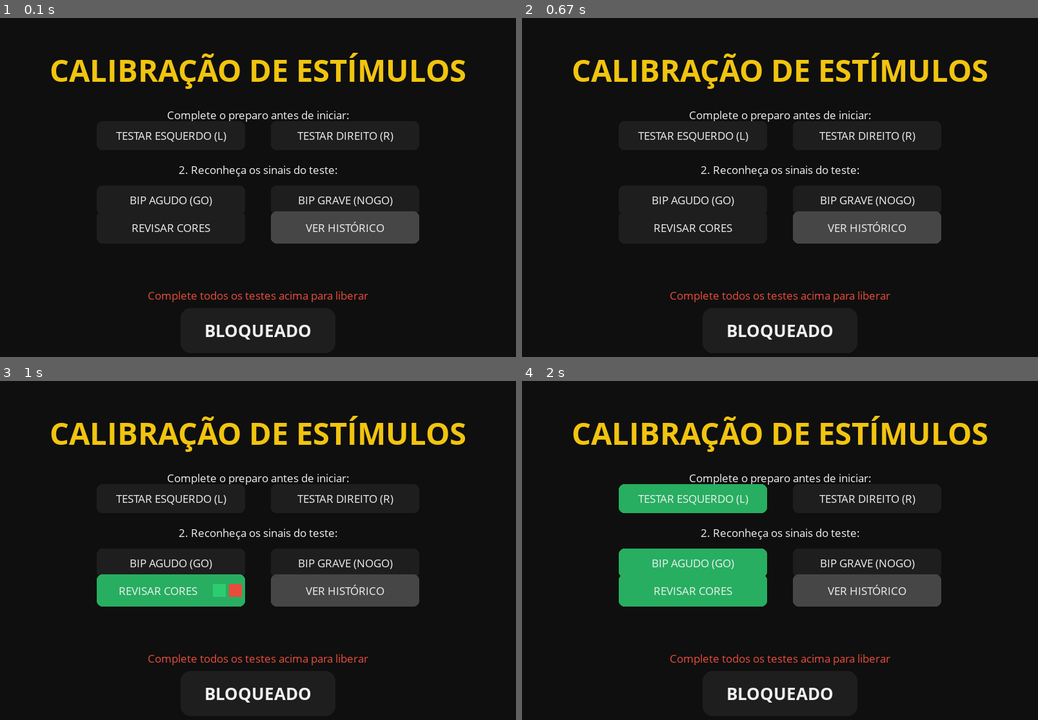
Above: before the commit, frames 1-4 (two rows, left to right).
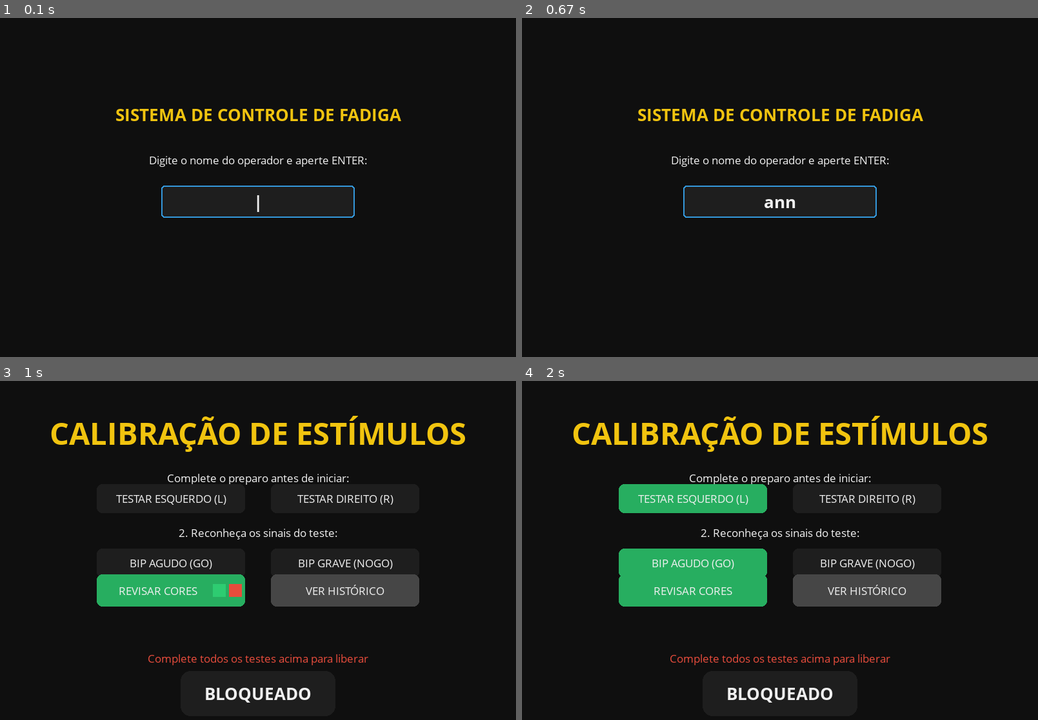
Above: after the commit, the same moments.

Repository: holysun1/Teste-de-Fadiga
Game: pygame game, started from teste_jogo.py
Same seed, same stepped clock (60 frames per second), same inputs: the game is played once before the commit and once after it.
Inputs (mouse positions are in pixels of both pictures, inside the frame that each line leads up to):
- Up to frame 1 (0.1 s): no input
- Up to frame 2 (0.67 s): type "ann" at 0.33 s
- Up to frame 3 (1 s): tap Enter at 0.67 s; click (134, 577) at 0.93 s
- Up to frame 4 (2 s): click "BIP AGUDO (GO)" at 1.27 s; click "TESTAR ESQUERDO (L)" at 1.6 s; click "BLOQUEADO" at 1.93 s

The runs differ from the first frame. In frame 1, 9.3% of the frame differs, in the area x 9-91%, y 10-95%; in frame 2, 9.4%; in frame 3, nothing differs; in frame 4, nothing differs.

Commit message:
Multi-Usuario

Diff:
--- a/dashboard.py
+++ b/dashboard.py
@@ -1,76 +1,106 @@
 import pandas as pd
 import matplotlib.pyplot as plt
+import tkinter as tk
+from tkinter import simpledialog, messagebox
 import os
 
-# 1. Localização do arquivo
-
-def gerar_analise():
+def gerar_analise(usuario_especifico=None):
     pasta = os.path.dirname(os.path.abspath(__file__))
     arquivo = os.path.join(pasta, "log_foco_detalhado.csv")
 
+    # 1. Verificação de existência do arquivo
     if not os.path.exists(arquivo):
-        print("Dados não encontrados.")
+        print("Arquivo de log não encontrado. Realize um teste primeiro.")
         return
 
-    if os.path.exists(arquivo):
-        # 2. Carga e tratamento de dados
-        try:
-            df = pd.read_csv(arquivo, encoding='utf-8')
-        except UnicodeDecodeError:
-            # Se falhar o UTF-8, tenta o Latin-1 (padrão do Excel no Brasil)
-            df = pd.read_csv(arquivo, encoding='latin-1')
-            df['Data_Hora'] = pd.to_datetime(df['Data_Hora'])
-            df = df.sort_values('Data_Hora').reset_index(drop=True)
+    # 2. Carga dos dados (Tratamento de Encoding)
+    try:
+        df = pd.read_csv(arquivo, encoding='utf-8-sig') # 'utf-8-sig' é melhor para arquivos Excel
+    except Exception:
+        df = pd.read_csv(arquivo, encoding='latin-1')
 
-        # Criamos uma coluna amigável para o eixo X (Ex: "Sessão 1", "Sessão 2")
-        df['ID_Sessao'] = df.index + 1
+# 3. Tratamento inicial (Data, Ordenação e LIMPEZA)
+    df['Data_Hora'] = pd.to_datetime(df['Data_Hora'])
 
-        # 3. Criação da figura
-        fig, (ax1, ax2) = plt.subplots(2, 1, figsize=(10, 8), sharex=True,
+    # IMPORTANTE: Limpa espaços e padroniza para MAIÚSCULO para evitar erros de busca
+    df['Operador'] = df['Operador'].astype(str).str.strip().str.upper()
+
+    df = df.sort_values('Data_Hora').reset_index(drop=True)
+
+    # 4. Lógica de Seleção de Usuário
+    if not usuario_especifico:
+        usuarios_disponiveis = sorted(df['Operador'].unique().tolist())
+        lista_str = "\n".join([f"- {u}" for u in usuarios_disponiveis])
+
+        root = tk.Tk()
+        root.withdraw()
+        escolha = simpledialog.askstring("Histórico",
+            f"Usuários encontrados:\n{lista_str}\n\nDigite o nome (vazio para ver todos):")
+        root.destroy()
+
+        if escolha:
+            usuario_especifico = escolha.strip().upper() # Limpa o input do usuário também
+
+    # 5. Filtragem Robusta
+    if usuario_especifico:
+        # Busca parcial ou exata garantida pelo processamento anterior
+        df_plot = df[df['Operador'] == usuario_especifico].copy()
+
+        if df_plot.empty:
+            print(f"Aviso: Usuário '{usuario_especifico}' não encontrado. Mostrando Geral.")
+            df_plot = df.copy()
+            titulo = "PERFORMANCE GERAL DA EQUIPE"
+        else:
+            titulo = f"PERFORMANCE: {usuario_especifico}"
+    else:
+        df_plot = df.copy()
+        titulo = "PERFORMANCE GERAL DA EQUIPE"
+
+    # Reajustamos o ID_Sessao para que o gráfico do usuário comece do 1, 2, 3...
+    df_plot = df_plot.reset_index(drop=True)
+    df_plot['ID_Sessao'] = df_plot.index + 1
+
+# 6. Criação da figura
+    fig, (ax1, ax2) = plt.subplots(2, 1, figsize=(10, 8), sharex=True,
                                     gridspec_kw={'height_ratios': [2, 1]})
 
-        # --- GRÁFICO 1: LATÊNCIA (Topo) ---
-        ax1.plot(df['ID_Sessao'], df['Media_Visual'], marker='s', color='#2ecc71',
-                label='Foco Visual (ms)', linewidth=2)
-        ax1.plot(df['ID_Sessao'], df['Media_Sonora'], marker='^', color='#3498db',
-                label='Foco Sonoro (ms)', linewidth=2)
+    # --- GRÁFICO 1: LATÊNCIA ---
+    ax1.plot(df_plot['ID_Sessao'], df_plot['Media_Visual'], marker='s', color='#2ecc71',
+            label='Foco Visual (ms)', linewidth=2)
+    ax1.plot(df_plot['ID_Sessao'], df_plot['Media_Sonora'], marker='^', color='#3498db',
+            label='Foco Sonoro (ms)', linewidth=2)
 
-        ax1.axhline(y=450, color='#e74c3c', linestyle=':', label='Limite de Atenção (450ms)')
-        ax1.set_ylabel('Tempo de Resposta (ms)', fontweight='bold')
-        ax1.set_title('DASHBOARD DE EVOLUÇÃO POR TENTATIVA', fontsize=14, fontweight='bold')
-        ax1.legend(loc='upper left')
-        ax1.grid(True, axis='y', linestyle='--', alpha=0.4)
+    ax1.axhspan(500, 900, facecolor='#e74c3c', alpha=0.1, label='Zona de Fadiga Crítica')
+    ax1.axhline(y=450, color='#e74c3c', linestyle=':', label='Limite de Atenção (450ms)')
 
-        # --- GRÁFICO 2: ERROS (Base) ---
-        # Agora usamos o ID_Sessao no eixo X para as barras ficarem separadas
-        largura = 0.6
+    ax1.set_ylabel('Tempo de Resposta (ms)', fontweight='bold')
+    ax1.set_title(titulo, fontsize=14, fontweight='bold')
+    ax1.legend(loc='upper left')
+    ax1.grid(True, axis='y', linestyle='--', alpha=0.4)
 
-        # Empilhamos os erros (stacked bar) para ficar mais visual
-        ax2.bar(df['ID_Sessao'], df['Erros_Impulso'], width=largura, color='#e74c3c', label='Erros de Impulso')
-        ax2.bar(df['ID_Sessao'], df['Erros_Omissao'], width=largura, bottom=df['Erros_Impulso'],
-                color='#f1c40f', alpha=0.7, label='Erros de Omissão')
+    # --- GRÁFICO 2: ERROS ---
+    largura = 0.6
+    ax2.bar(df_plot['ID_Sessao'], df_plot['Erros_Impulso'], width=largura, color='#e74c3c', label='Erros de Impulso')
+    ax2.bar(df_plot['ID_Sessao'], df_plot['Erros_Omissao'], width=largura, bottom=df_plot['Erros_Impulso'],
+            color='#f1c40f', alpha=0.7, label='Erros de Omissão')
 
-        ax2.set_ylabel('Qtd. de Erros', fontweight='bold')
-        ax2.set_xlabel('Número da Tentativa / Sessão', fontweight='bold', labelpad = 30)
-        ax2.legend(loc='upper left')
-        ax2.grid(True, axis='y', linestyle='--', alpha=0.4)
+    ax2.set_ylabel('Qtd. de Erros', fontweight='bold')
+    ax2.set_xlabel('Número da Tentativa / Sessão', fontweight='bold')
+    ax2.legend(loc='upper left')
+    ax2.grid(True, axis='y', linestyle='--', alpha=0.4)
 
-        # Ajustamos os ticks do eixo X para mostrar o número da sessão
-        plt.xticks(df['ID_Sessao'])
+    plt.xticks(df_plot['ID_Sessao'])
 
-        # 4. Adicionando as datas como anotações ou legendas secundárias
-        # Para você não perder a noção de quando foi o teste
-        for i, row in df.iterrows():
-            # Coloca a data/hora bem pequena acima das barras
-            data_str = row['Data_Hora'].strftime('%H:%M')
-            ax2.text(row['ID_Sessao'], -0.5, data_str, ha='center', fontsize=8, rotation=45)
+    # Datas no eixo X
+    for i, row in df_plot.iterrows():
+        data_str = row['Data_Hora'].strftime('%d/%m %H:%M')
+        ax2.text(row['ID_Sessao'], -1.2, data_str, ha='right', fontsize=7, rotation=35)
 
-        plt.tight_layout()
+    plt.tight_layout()
 
-        nome_grafico = os.path.join(pasta, "dashboard_por_tentativa.png")
-        plt.savefig(nome_grafico)
-        print(f"Gráfico gerado com sucesso: {nome_grafico}")
-        plt.subplots_adjust(bottom=0.15)
-        plt.show()
+    nome_grafico = os.path.join(pasta, f"dashboard_{usuario_especifico or 'geral'}.png")
+    plt.savefig(nome_grafico)
+    plt.show()
+
 if __name__ == "__main__":
     gerar_analise()
--- a/pygame.py
+++ b/teste_jogo.py
@@ -10,6 +10,11 @@
 # --- Inicialização ---
 pygame.init()
 pygame.mixer.init()
+
+usuario_atual = ""
+input_ativo = True
+cursor_visivel = True
+ultimo_blink = time.time()
 
 CORES = {
     'PRETO': (15, 15, 15),
@@ -45,13 +50,18 @@
     else: return "FADIGA CRITICA", CORES['VERMELHO']
 
 # --- Funções de Dados ---
-def salvar_resultados(dados, erros_i, erros_o):
-    if not dados:
-        print("DEBUG: Nenhum dado coletado, salvamento cancelado.")
+def salvar_resultados(dados, erros_i, erros_o, usuario):
+    print(f"Dados recebidos para salvar: {len(dados)} tentativas")
+    if not dados or not usuario :
+        print("DEBUG: Falha - Dados ou Usuário vazios.")
         return
+    pasta = os.path.dirname(os.path.abspath(__file__))
+
+    # Define o caminho para o arquivo ÚNICO na pasta do script (igual ao dash)
     pasta = os.path.dirname(os.path.abspath(__file__))
     arquivo = os.path.join(pasta, "log_foco_detalhado.csv")
     existe = os.path.exists(arquivo)
+
     tempos_v = [d[1] for d in dados if d[0] == 'VISUAL']
     tempos_s = [d[1] for d in dados if d[0] == 'SONORO']
     todas = [d[1] for d in dados]
@@ -66,9 +76,10 @@
         with open(arquivo, 'a', newline='', encoding='utf-8-sig') as f:
             escritor = csv.writer(f)
             if not existe:
-                escritor.writerow(['Data_Hora', 'Media_Visual', 'Media_Sonora', 'Media_Geral', 'Status', 'Erros_Impulso', 'Erros_Omissao','Observacoes'])
+                escritor.writerow(['Operador','Data_Hora', 'Media_Visual', 'Media_Sonora', 'Media_Geral', 'Status', 'Erros_Impulso', 'Erros_Omissao','Observacoes'])
 
             escritor.writerow([
+                usuario.upper(), #Nome do Operador
                 datetime.now().strftime("%Y-%m-%d %H:%M"),
                 round(media_v, 2),
                 round(media_s, 2),
@@ -76,7 +87,7 @@
                 status,
                 erros_i,
                 erros_o,
-                ""
+                "" #Observação vazia
             ])
             f.flush() # Força a gravação imediata no disco
         print(f"DEBUG: Dados salvos com sucesso em {arquivo}")
@@ -103,7 +114,7 @@
 dados_coletados = []
 erros_impulso = 0
 erros_omissao = 0
-estado = 'MENU'
+estado = 'LOGIN'
 proximo_evento = 0
 momento_estimulo = 0
 tipo_atual = ''
@@ -122,8 +133,13 @@
     pygame.draw.rect(tela, CORES['CINZA_ESC'], (0, 0, LARGURA, 10))
     pygame.draw.rect(tela, CORES['AZUL'], (0, 0, progresso, 10))
 
+clock = pygame.time.Clock()
+pygame.key.set_repeat(300,50)
+foi_salvo = False
+
 # --- Loop Principal ---
 while True:
+    #LIMPEZA INICIAL
     tela.fill(CORES['PRETO'])
     agora = time.time()
     mouse_pos = pygame.mouse.get_pos()
@@ -134,14 +150,55 @@
             pygame.quit(); sys.exit()
         if event.type == pygame.MOUSEBUTTONDOWN:
             clique = True
+        # Lógica de digitação
+        if event.type == pygame.MOUSEBUTTONDOWN:
+            clique = True
+
+        # Lógica de teclado APENAS se estiver no LOGIN
+        if event.type == pygame.KEYDOWN and estado == 'LOGIN':
+            if event.key == pygame.K_RETURN:
+                if len(usuario_atual) > 2:
+                    estado = 'MENU'
+            elif event.key == pygame.K_BACKSPACE:
+                usuario_atual = usuario_atual[:-1]
+            elif event.key != pygame.K_ESCAPE:
+                if len(usuario_atual) < 15:
+                    if event.unicode.isprintable() and event.unicode != '\r':
+                        usuario_atual += event.unicode
 
     # --- Lógica de Estados ---
-    if estado == 'MENU':
+    if estado == 'LOGIN':
+        mostrar_texto("SISTEMA DE CONTROLE DE FADIGA", CORES['AMARELO'], LARGURA/2, 150, 'm')
+        mostrar_texto("Digite o nome do operador e aperte ENTER:", CORES['BRANCO'], LARGURA/2, 220, 'p')
+
+        # Desenho da caixa de texto
+        box_rect = pygame.Rect(LARGURA/2 - 150, 260, 300, 50)
+        pygame.draw.rect(tela, CORES['CINZA_ESC'], box_rect, border_radius=5)
+        pygame.draw.rect(tela, CORES['AZUL'], box_rect, 2, border_radius=5)
+
+        # Lógica do Cursor piscante
+        if time.time() - ultimo_blink > 0.5:
+            cursor_visivel = not cursor_visivel
+            ultimo_blink = time.time()
+
+        txt_display = usuario_atual + ("|" if cursor_visivel else "")
+        mostrar_texto(txt_display, CORES['BRANCO'], LARGURA/2, 285, 'm')
+        pass
+
+# Lógica de cliques (para o resto do sistema)
+    elif estado == 'MENU':
+        btn_L_rect = pygame.Rect(150, 160, 230, 45)
+        btn_R_rect = pygame.Rect(420, 160, 230, 45)
+        btn_go_rect = pygame.Rect(150, 260, 230, 45)
+        btn_nogo_rect = pygame.Rect(420, 260, 230, 45)
+        btn_cores_rect = pygame.Rect(150, 330, 230, 45)
+        btn_hist_rect = pygame.Rect(420, 330, 230, 45)
+
+        if event.type == pygame.MOUSEBUTTONDOWN:
+                clique = True
         mostrar_texto("CALIBRAÇÃO DE ESTÍMULOS", CORES['AMARELO'], LARGURA/2, 80, 'g')
         mostrar_texto("Complete o preparo antes de iniciar:", CORES['BRANCO'], LARGURA/2, 150, 'p')
         # --- BOTÕES DE ÁUDIO (L/R) ---
-        btn_L_rect = pygame.Rect(150, 160, 230, 45)
-        btn_R_rect = pygame.Rect(420, 160, 230, 45)
         # Canal Esquerdo
         pygame.draw.rect(tela, CORES['OK'] if checks['som_L'] else CORES['CINZA_ESC'], btn_L_rect, border_radius=8)
         mostrar_texto("TESTAR ESQUERDO (L)", CORES['BRANCO'], 265, 182, 'p')
@@ -184,16 +241,29 @@
 # --- LÓGICA DE CLIQUE ATUALIZADA ---
         if clique:
             if btn_L_rect.collidepoint(mouse_pos):
-                canal = som_go.play(); canal.set_volume(1.0, 0.0); checks['som_L'] = True
-            if btn_R_rect.collidepoint(mouse_pos):
-                canal = som_go.play(); canal.set_volume(0.0, 1.0); checks['som_R'] = True
-            if btn_go_rect.collidepoint(mouse_pos):
-                som_go.play(); checks['som_go'] = True
-            if btn_nogo_rect.collidepoint(mouse_pos):
-                som_nogo.play(); checks['som_nogo'] = True
-            if btn_cores_rect.collidepoint(mouse_pos):
+                canal = som_go.play()
+                if canal: # Proteção extra: só ajusta volume se o canal foi criado
+                    canal.set_volume(1.0, 0.0)
+                checks['som_L'] = True
+
+            elif btn_R_rect.collidepoint(mouse_pos):
+                canal = som_go.play()
+                if canal:
+                    canal.set_volume(0.0, 1.0)
+                checks['som_R'] = True
+
+            elif btn_go_rect.collidepoint(mouse_pos):
+                som_go.play()
+                checks['som_go'] = True
+
+            elif btn_nogo_rect.collidepoint(mouse_pos):
+                som_nogo.play()
+                checks['som_nogo'] = True
+
+            elif btn_cores_rect.collidepoint(mouse_pos):
                 checks['cores'] = True
-            if btn_hist_rect.collidepoint(mouse_pos):
+
+            elif btn_hist_rect.collidepoint(mouse_pos):
                 import dashboard
                 dashboard.gerar_analise()
 
@@ -262,12 +332,18 @@
                 proximo_evento = 0
 
     elif estado == 'FIM':
+        if not foi_salvo:
+            print(f"Salvando os dados de: {usuario_atual}")
+            salvar_resultados(dados_coletados,erros_impulso,erros_omissao,usuario_atual)
+            foi_salvo = True
+
         # Indentação corrigida aqui
         tempos_v = [d[1] for d in dados_coletados if d[0] == 'VISUAL']
         tempos_s = [d[1] for d in dados_coletados if d[0] == 'SONORO']
         media_v = sum(tempos_v)/len(tempos_v) if tempos_v else 0
         media_s = sum(tempos_s)/len(tempos_s) if tempos_s else 0
 
+
         # Diagnósticos individuais
         status_v, cor_v = obter_diagnostico(media_v)
         status_s, cor_s = obter_diagnostico(media_s)
@@ -275,11 +351,6 @@
         # Diagnóstico Geral (Pelo pior resultado - Conservador)
         pior_media = max(media_v, media_s)
         status_geral, cor_geral = obter_diagnostico(pior_media)
-
-        # Verificamos se 'salvo' NÃO existe nas variáveis locais
-        if 'salvo' not in locals():
-            salvar_resultados(dados_coletados, erros_impulso, erros_omissao)
-            salvo = True  # Agora sim, criamos a variável para não salvar de novo no próximo fram
 
         # --- Interface Refinada ---
         mostrar_texto("DADOS POR MODALIDADE", CORES['AMARELO'], LARGURA/2, 80, 'm')
@@ -301,10 +372,28 @@
 
         mostrar_texto("Clique para voltar ao menu", CORES['CINZA_CLARO'], LARGURA/2, 550, 'p')
 
-
         if clique:
+
+            # 2. O SEGREDO: Resetar os checks de calibração
+            # Ao colocar tudo como False, o botão "INICIAR" do Menu desaparece
+            # e o programa é obrigado a parar no Menu e esperar você testar tudo de novo.
+            checks = {
+                "som_L": False,
+                "som_R": False,
+                "som_go": False,
+                "som_nogo": False,
+                "cores": False
+            }
+
+            # 3. LIMPEZA DE DADOS (Zera as estatísticas do teste que acabou)
+            dados_coletados.clear()
+            erros_impulso = 0
+            erros_omissao = 0
+
+            # 4. RESET DA TRAVA DE SALVAMENTO
+            # Se você usou a variável 'foi_salvo' que sugeri:
+            foi_salvo = False
+            # RESET DE ESTADO
             estado = 'MENU'
-            checks = {"som_L":False,"som_R":False,"som_go": False, "som_nogo": False, "cores": False}
-            if 'salvo' in locals(): del salvo
 
     pygame.display.flip()
